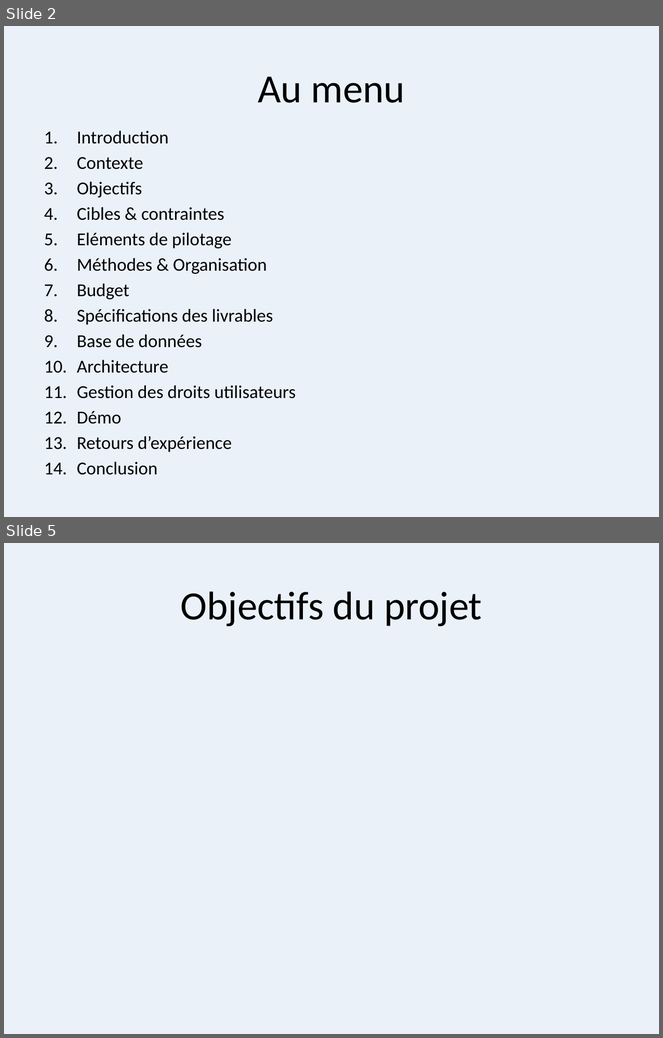
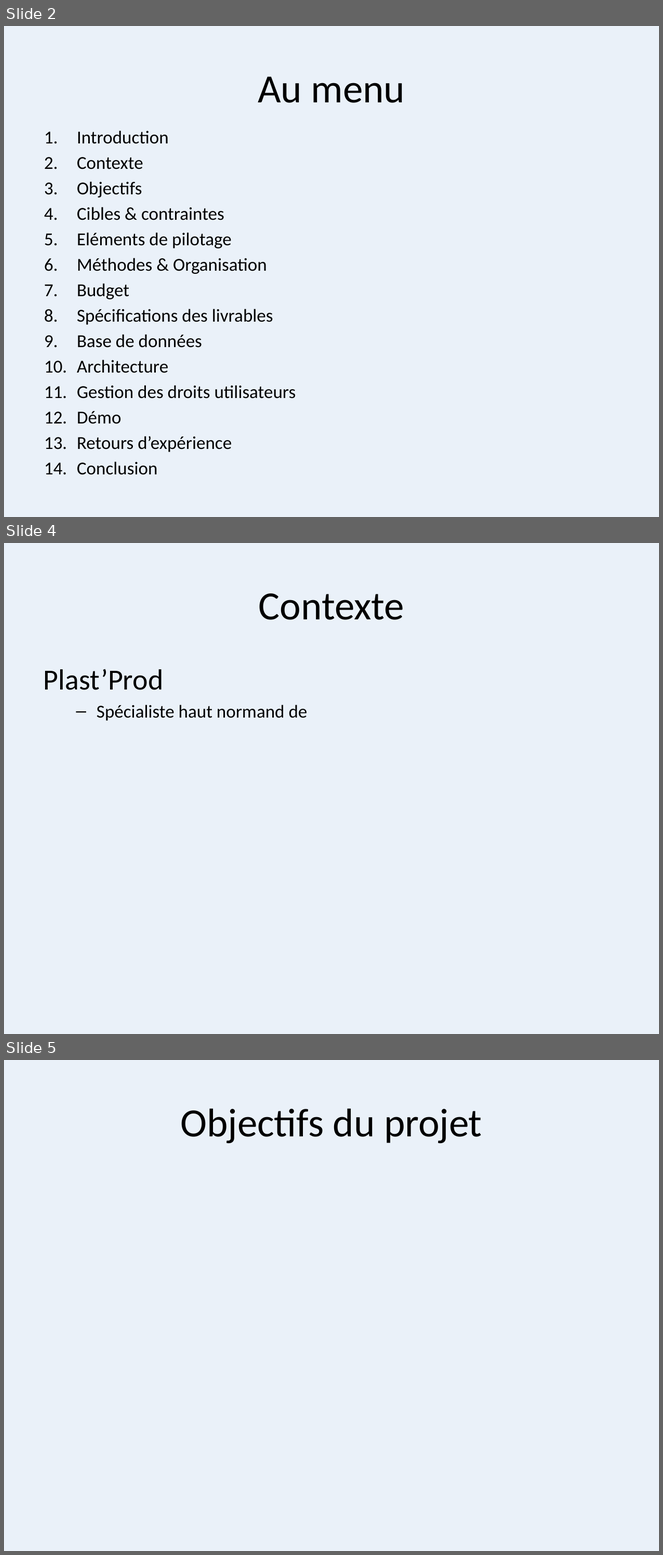
Before and after one commit to sylzys/cesi_komodo, a slide deck: AUTRES/DOC/Projet Plast’Prod.pptx. Shown one above the other, each under a label of ours: slides 2 and 5 before the commit, slides 2, 4 and 5 after it; the slides between them are not shown. The pictures are 663x1038 and 663x1555 pixels, drawn with LibreOffice and Linux fonts; fonts in the diff are those of the drawing. Boxes give left, top, right and bottom in pixels: in the first picture for what was removed or moved away, otherwise in the second. Text is boxed around its words. In the diff, an @@ line names an element or a change of style, - is before the commit and + after.

```diff
--- a/AUTRES/DOC/Projet Plast’Prod.pptx
+++ b/AUTRES/DOC/Projet Plast’Prod.pptx
@@ slide 4 added at (4, 543, 659, 1034), background #C6D9F1 at 36% opacity @@
@@ title added at (259, 593, 404, 620), 44 pt, text #000000 @@
+Contexte
@@ text added at (44, 669, 308, 721), 20 pt, text #000000 @@
+Plast’Prod
+  – Spécialiste haut normand de
```
Also in this commit, not shown: 4 other slides added, 2 slides removed.
